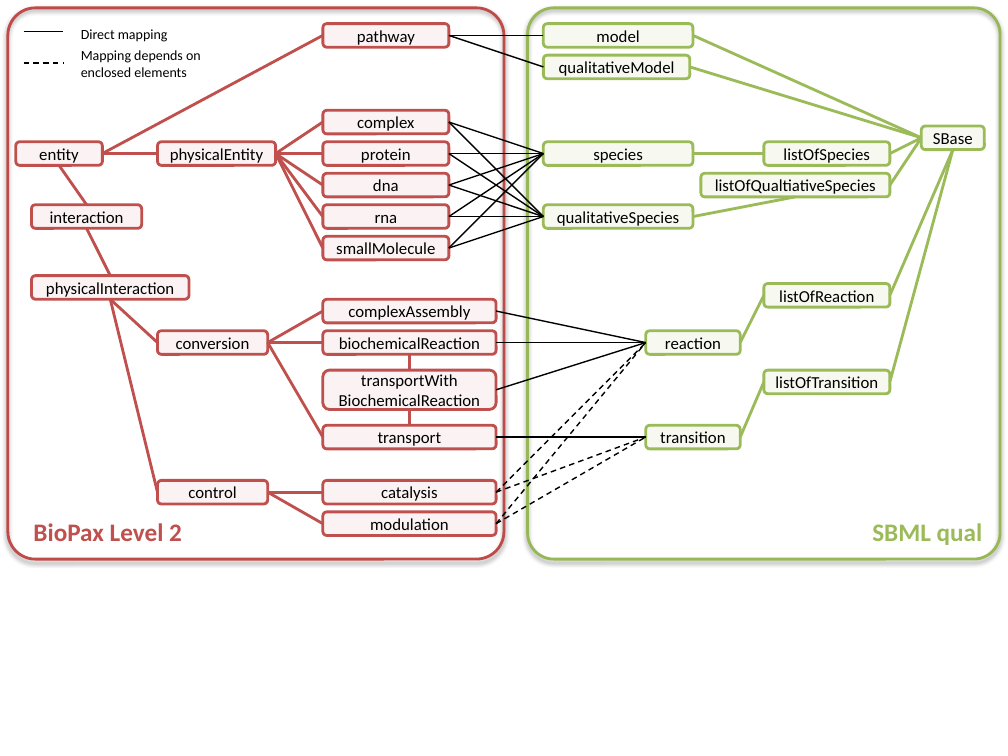
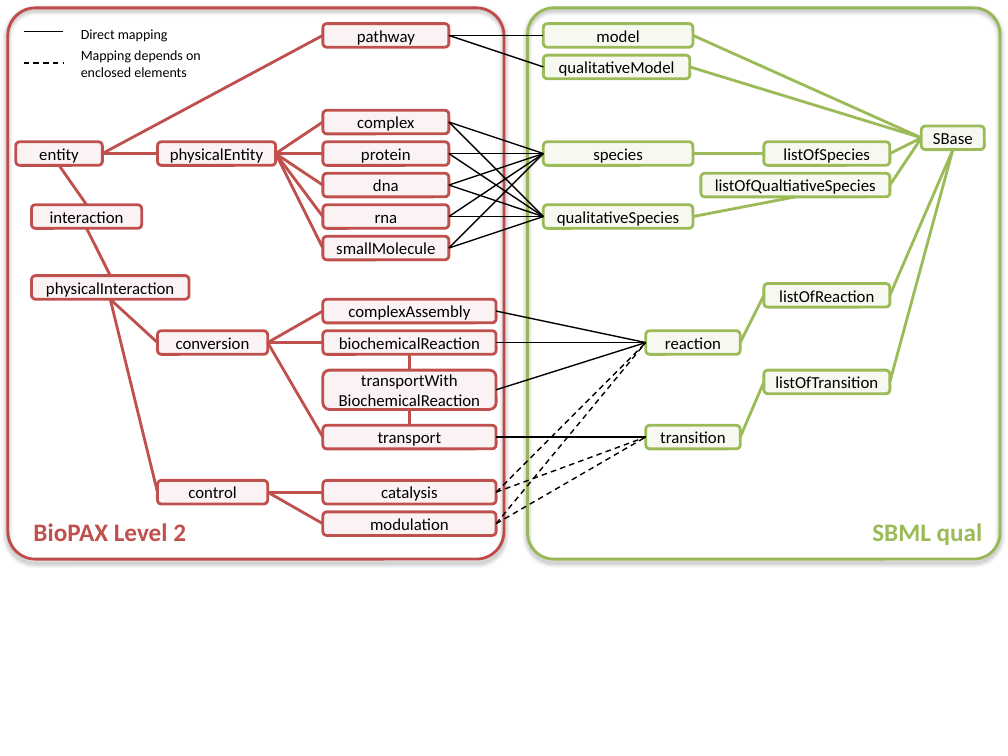
Before and after one commit to draeger-lab/SBVC, a slide deck: slide 3 of doc/ECCB2012_paper/Conversion.pptx. Drawn at 1008x756 pixels with LibreOffice and Linux fonts; fonts in the diff are those of the drawing. Boxes give left, top, right and bottom in pixels: in the first picture for what was removed or moved away, otherwise in the second. Text is boxed around its words. In the diff, an @@ line names an element or a change of style, - is before the commit and + after.

```diff
--- a/doc/ECCB2012_paper/Conversion.pptx
+++ b/doc/ECCB2012_paper/Conversion.pptx
@@ text at [33, 523, 186, 541]: text changed @@
-BioPax Level 2
+BioPAX Level 2
```
Also in this commit, not shown: 5 other slides changed, 10 other files.
